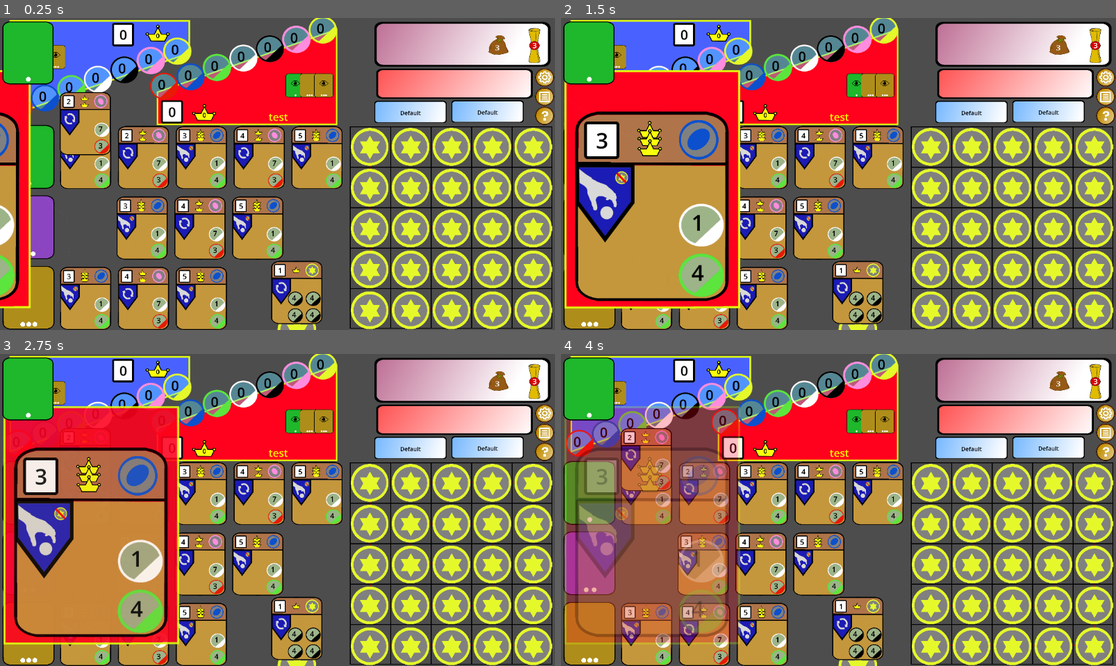
Above: before the commit, frames 1-4 (two rows, left to right).
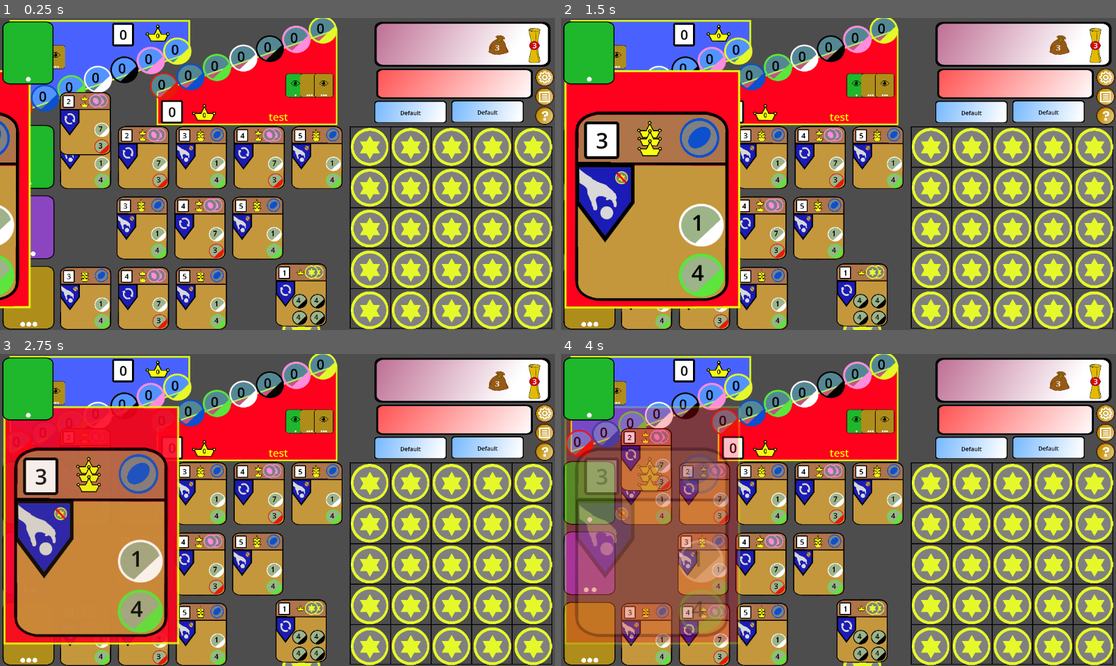
Above: after the commit, the same moments.

Repository: TonyNLM/Dueee
Game: Godot game, scene res://main.tscn
The game is run twice, just before and just after one commit, with the same random seed, the same clock (stepped at 60 frames per second) and the same inputs. This scene is started directly instead of the project's main scene.
Inputs (mouse positions are in pixels of both pictures, inside the frame that each line leads up to):
- Up to frame 1 (0.25 s): no input
- Up to frame 2 (1.5 s): click (971, 111) at 0.52 s; click (1104, 77) at 1.25 s
- Up to frame 3 (2.75 s): click (543, 432) at 2 s
- Up to frame 4 (4 s): click (1104, 450) at 2.75 s; click (971, 447) at 3.52 s

The runs differ from the first frame. In frame 1, 2.2% of the frame differs, in the area x 0-62%, y 24-100%; in frame 2, 2.1%; in frame 3, 2.1%; in frame 4, 2.2%, in the area x 16-62%, y 24-100%.

Commit message:
2Bonuses available and Fixing Animation.

Diff:
--- a/Godot test/Card_Animation_Controller.gd
+++ b/Godot test/Card_Animation_Controller.gd
@@ -8,6 +8,14 @@
 var Move_Token
 var Move_Tier
 var Move_Card
+
+var TierTween
+var CardTween
+
+var tempVal=0
+
+var timer := Timer.new()
+
 
 static var Tier_Icons ={1:preload("res://Fairy Pics/tier1CardBack.png"), 2:preload("res://Fairy Pics/tier2CardBack.png"),3:preload("res://Fairy Pics/tier3CardBack.png")}
 
@@ -45,6 +53,33 @@
 #	print(card_element_array[tier][slot].global_position)
 	pass
 
+
+func MoveCardToPosition(tier:int, slot:int, player:int):
+	Move_Card._card_ins.cardLoader(card_element_array[tier-1][slot].get_parent()._card_ins.CardNum)
+	tier=tier-1
+
+	Move_Card.global_position = card_element_array[tier][slot].global_position
+	if CardTween:
+		CardTween.kill()
+	CardTween = create_tween()
+	Move_Card.modulate.a=1
+	#print(tier_element_array[0].position)
+	#TierTween.tween_property(Move_Tier, "position", card_element_array[tier][slot].global_position, 4)
+	#print(Move_Tier.global_position, tier_element_array[tier].global_position)
+	CardTween.tween_property(Move_Card, "position", Vector2(0,0), 1)
+	CardTween.tween_property(Move_Card, "modulate", Color(1,1,1,0), 1)
+
+	#print(card_element_array[tier][slot].global_position, tier_element_array[tier].global_position)
+	pass
 # Called every frame. 'delta' is the elapsed time since the previous frame.
 func _process(delta):
 	pass
+
+
+
+
+func _on_Timer_timeout():
+	var firstParam = randf_range(1, 4)
+	var secondParam = randf_range(0, 3)
+	MoveTierCardToPosition(firstParam, secondParam)
+	MoveCardToPosition(firstParam, secondParam, 1)
--- a/Godot test/Enums.gd
+++ b/Godot test/Enums.gd
@@ -26,6 +26,7 @@
 	Score,
 	Crown,
 	Bonus,
+	BonusCount,
 	Skill,
 	Cost
 }
--- a/Godot test/card_base.gd
+++ b/Godot test/card_base.gd
@@ -1,123 +1,11 @@
 extends Node2D
-
-class Card:
-
-	var init
-	var CardObject
-	var CardNum
-
-
-
-	var CardPoints
-	var CardSkill
-	var TokenSkill
-	var CrownImageHolder
-	var CardToken
-	var CostItems
-
-
-	static var skillIcons = {1:preload("res://Fairy Pics/card_skill_ExtraTurn.png"), 3:preload("res://Fairy Pics/card_skill_TakeToken.png"), 4:preload("res://Fairy Pics/card_skill_TakePriv.png"), 5:preload("res://Fairy Pics/card_skill_StealToken.png")}
-
-	func Card_init():
-		CardPoints = CardObject.get_node("CardScore/CardPoints")
-		CardSkill = CardObject.get_node("CardSkill")
-		TokenSkill = CardObject.get_node("CardSkill/TokenSkill")
-		CrownImageHolder = CardObject.get_node("Crown_Base/Crown_Image_Holder")
-		CardToken = CardObject.get_node("CardToken")
-		CostItems = [
-			CardObject.get_node("CostContainer/CostItem1/Cost_Parent"),
-			CardObject.get_node("CostContainer/CostItem2/Cost_Parent"),
-			CardObject.get_node("CostContainer/CostItem3/Cost_Parent"),
-			CardObject.get_node("CostContainer/CostItem4/Cost_Parent")
-		]
-		init = true
-#	func _ready():
-#		Card_init()
-#		pass # Replace with function body.
-#
-#	func _process(delta):
-#		pass
-
-	func changeCardSkill(skillNum:Enums.Skill):
-		if skillNum > 5 or skillNum < 0:
-			return
-
-		if skillNum == Enums.Skill.TakeToken:
-			TokenSkill.visible = true
-		else:
-			TokenSkill.visible = false
-
-		if skillNum == Enums.Skill.NoSkill:
-			CardSkill.visible = false
-			return
-		if skillNum == Enums.Skill.WildBonus:
-			CardSkill.visible = false
-			changeCardTokenColour(Enums.TokenColour.Wild)
-			return
-
-		CardSkill.visible = true
-		CardSkill.texture = skillIcons[skillNum]
-		#print("Skill Changed To" + str(skillNum))
-		return
-
-	func changeCardTokenColour(colour:Enums.TokenColour):
-		if colour > 7 or colour < 0:
-			return
-		CardToken.changeColour(colour)
-		TokenSkill.changeColour(colour)
-		return
-
-	func changeCardCost(costArray: Array):
-		var Cost_Parent_In_Use = 1
-		var i = 0
-		var max_array_index = costArray.size() - 1
-
-		while i <= max_array_index and i < 4:
-			var costInfo = costArray[i]
-			if costInfo[0] >= 1 and costInfo[0] <= 6 and costInfo[1] > 0:
-				CostItems[Cost_Parent_In_Use - 1].visible = true
-				CostItems[Cost_Parent_In_Use - 1].changeCostColour(costInfo[0])
-				CostItems[Cost_Parent_In_Use - 1].changeCostText(costInfo[1])
-				Cost_Parent_In_Use += 1
-
-			i += 1
-		if Cost_Parent_In_Use != 4:
-			while Cost_Parent_In_Use <= 4:
-				CostItems[Cost_Parent_In_Use - 1].visible = false
-				Cost_Parent_In_Use += 1
-
-	func changeCardScore(num: int):
-		if num < 0:
-			return
-		CardPoints.text = str(num)
-
-	func changeCardCrown(num: int):
-		if num < 0 or num > 3:
-			return
-		CrownImageHolder.setCrownImage(num)
-
-
-	func cardLoader(card_num: int):
-		CardNum=card_num
-		var card_details = lookupCardData(card_num)
-		changeCardScore(card_details[Enums.CardDetail.Score])
-		changeCardCrown(card_details[Enums.CardDetail.Crown])
-		changeCardTokenColour(card_details[Enums.CardDetail.Bonus])
-		changeCardSkill(card_details[Enums.CardDetail.Skill])
-		changeCardCost(card_details[Enums.CardDetail.Cost])
-
-	func lookupCardData(card_num: int):
-		var lookupResult
-		if card_num % 2 == 0:
-			lookupResult = [1, card_num, 2, Enums.TokenColour.Pink, Enums.Skill.ExtraTurn, [[Enums.TokenColour.Red, 3], [Enums.TokenColour.White, 7]]]
-		else:
-			lookupResult = [2, card_num, 3, Enums.TokenColour.Blue, Enums.Skill.StealToken, [[Enums.TokenColour.Green, 4], [Enums.TokenColour.White, 1]]]
-		return lookupResult
 
 
 
 var _card_ins
 var init
+
+
 func _ready():
 	init_self()
 
--- a/Godot test/card_base.tscn
+++ b/Godot test/card_base.tscn
@@ -57,7 +57,11 @@
 position = Vector2(312, 88.5)
 
 [node name="CardToken" parent="." instance=ExtResource("7_hip5k")]
-position = Vector2(534, 82.5)
+position = Vector2(538, 74)
+scale = Vector2(0.51, 0.51)
+
+[node name="CardToken2" parent="." instance=ExtResource("7_hip5k")]
+position = Vector2(462, 76)
 scale = Vector2(0.51, 0.51)
 
 [node name="CostContainer" type="GridContainer" parent="."]
--- /dev/null
+++ b/Godot test/classes.gd
@@ -0,0 +1,134 @@
+extends Node
+
+
+class_name Card
+
+var init
+var CardObject
+var CardNum
+
+
+
+var CardPoints
+var CardSkill
+var TokenSkill
+var CrownImageHolder
+var CardToken
+var CardToken2
+var CostItems
+
+
+static var skillIcons = {1:preload("res://Fairy Pics/card_skill_ExtraTurn.png"), 3:preload("res://Fairy Pics/card_skill_TakeToken.png"), 4:preload("res://Fairy Pics/card_skill_TakePriv.png"), 5:preload("res://Fairy Pics/card_skill_StealToken.png")}
+
+func Card_init():
+	CardPoints = CardObject.get_node("CardScore/CardPoints")
+	CardSkill = CardObject.get_node("CardSkill")
+	TokenSkill = CardObject.get_node("CardSkill/TokenSkill")
+	CrownImageHolder = CardObject.get_node("Crown_Base/Crown_Image_Holder")
+	CardToken = CardObject.get_node("CardToken")
+	CardToken2 = CardObject.get_node("CardToken2")
+
+	CostItems = [
+		CardObject.get_node("CostContainer/CostItem1/Cost_Parent"),
+		CardObject.get_node("CostContainer/CostItem2/Cost_Parent"),
+		CardObject.get_node("CostContainer/CostItem3/Cost_Parent"),
+		CardObject.get_node("CostContainer/CostItem4/Cost_Parent")
+	]
+	init = true
+#	func _ready():
+#		Card_init()
+#		pass # Replace with function body.
+#
+#	func _process(delta):
+#		pass
+
+func changeCardSkill(skillNum:Enums.Skill):
+	if skillNum > 5 or skillNum < 0:
+		return
+
+	if skillNum == Enums.Skill.TakeToken:
+		TokenSkill.visible = true
+	else:
+		TokenSkill.visible = false
+
+	if skillNum == Enums.Skill.NoSkill:
+		CardSkill.visible = false
+		return
+	if skillNum == Enums.Skill.WildBonus:
+		CardSkill.visible = false
+		changeCardTokenColour(Enums.TokenColour.Wild, 1)
+		return
+
+	CardSkill.visible = true
+	CardSkill.texture = skillIcons[skillNum]
+	#print("Skill Changed To" + str(skillNum))
+	return
+
+func changeCardTokenColour(colour:Enums.TokenColour, count:int):
+	if colour > 7 or colour < 0:
+		return
+	if count>2 or count<0:
+		return
+	CardToken.changeColour(colour)
+	CardToken2.changeColour(colour)
+	TokenSkill.changeColour(colour)
+
+	if count==0:
+		CardToken.visible=false
+		CardToken2.visible=false
+	if count==1:
+		CardToken.visible=true
+		CardToken2.visible=false
+	if count==2:
+		CardToken.visible=true
+		CardToken2.visible=true
+	return
+
+func changeCardCost(costArray: Array):
+	var Cost_Parent_In_Use = 1
+	var i = 0
+	var max_array_index = costArray.size() - 1
+
+	while i <= max_array_index and i < 4:
+		var costInfo = costArray[i]
+		if costInfo[0] >= 1 and costInfo[0] <= 6 and costInfo[1] > 0:
+			CostItems[Cost_Parent_In_Use - 1].visible = true
+			CostItems[Cost_Parent_In_Use - 1].changeCostColour(costInfo[0])
+			CostItems[Cost_Parent_In_Use - 1].changeCostText(costInfo[1])
+			Cost_Parent_In_Use += 1
+
+		i += 1
+	if Cost_Parent_In_Use != 4:
+		while Cost_Parent_In_Use <= 4:
+			CostItems[Cost_Parent_In_Use - 1].visible = false
+			Cost_Parent_In_Use += 1
+
+func changeCardScore(num: int):
+	if num < 0:
+		return
+	CardPoints.text = str(num)
+
+func changeCardCrown(num: int):
+	if num < 0 or num > 3:
+		return
+	CrownImageHolder.setCrownImage(num)
+
+
+func cardLoader(card_num: int):
+	CardNum=card_num
+	var card_details = lookupCardData(card_num)
+	changeCardScore(card_details[Enums.CardDetail.Score])
+	changeCardCrown(card_details[Enums.CardDetail.Crown])
+	changeCardTokenColour(card_details[Enums.CardDetail.Bonus],card_details[Enums.CardDetail.BonusCount])
+	changeCardSkill(card_details[Enums.CardDetail.Skill])
+	changeCardCost(card_details[Enums.CardDetail.Cost])
+
+func lookupCardData(card_num: int):
+	var lookupResult
+
+	#tier, card score, crown count, bonus colour, bonus colour count,
+	if card_num % 2 == 0:
+		lookupResult = [1, card_num, 2, Enums.TokenColour.Pink, 2,Enums.Skill.ExtraTurn, [[Enums.TokenColour.Red, 3], [Enums.TokenColour.White, 7]]]
+	else:
+		lookupResult = [2, card_num, 3, Enums.TokenColour.Blue, 1,Enums.Skill.StealToken, [[Enums.TokenColour.Green, 4], [Enums.TokenColour.White, 1]]]
+	return lookupResult
--- /dev/null
+++ b/Godot test/main.gd
@@ -0,0 +1,14 @@
+extends Node2D
+class_name GameController
+
+var x:Token = null
+
+
+# Called when the node enters the scene tree for the first time.
+func _ready():
+	pass # Replace with function body.
+	#x = self
+
+# Called every frame. 'delta' is the elapsed time since the previous frame.
+func _process(delta):
+	pass
--- a/Godot test/main.tscn
+++ b/Godot test/main.tscn
@@ -1,5 +1,6 @@
-[gd_scene load_steps=22 format=3 uid="uid://c3cyyo2gkhaqq"]
+[gd_scene load_steps=23 format=3 uid="uid://c3cyyo2gkhaqq"]
 
+[ext_resource type="Script" path="res://main.gd" id="1_ooqqt"]
 [ext_resource type="PackedScene" uid="uid://dudph7sk1dggs" path="res://board.tscn" id="1_xmi4d"]
 [ext_resource type="Texture2D" uid="uid://dq5vkhkwd8em5" path="res://Fairy Pics/banner.png" id="2_fuy8n"]
 [ext_resource type="Texture2D" uid="uid://d13d4qti5bgvo" path="res://Fairy Pics/bag2.png" id="3_5wan4"]
@@ -23,6 +24,7 @@
 [ext_resource type="PackedScene" uid="uid://drtpxaydwef5n" path="res://card_base.tscn" id="20_ema58"]
 
 [node name="Main" type="Node2D"]
+script = ExtResource("1_ooqqt")
 metadata/_edit_horizontal_guides_ = [-19.0]
 
 [node name="Player_Banner" parent="." instance=ExtResource("14_2y4se")]
@@ -116,10 +118,8 @@
 [node name="Card_Animation_Controller" type="Control" parent="."]
 layout_mode = 3
 anchors_preset = 0
-offset_left = -9.0
-offset_top = -5.0
-offset_right = 1145.0
-offset_bottom = 646.0
+offset_right = 101.0
+offset_bottom = 105.0
 mouse_filter = 2
 script = ExtResource("17_wowms")
 
@@ -139,6 +139,6 @@
 
 [node name="Message_Controller" parent="." instance=ExtResource("17_miahb")]
 offset_left = 41.0
-offset_top = 271.0
-offset_right = 81.0
-offset_bottom = 311.0
+offset_top = 514.0
+offset_right = 824.0
+offset_bottom = 554.0
--- a/Godot test/message_controller.gd
+++ b/Godot test/message_controller.gd
@@ -14,6 +14,10 @@
 func _process(delta):
 	pass
 
+signal push_message(message)
+
+func _on_Message(message:String):
+	self.pushMessage(message)
 
 
 static func pushMessage(message):
--- a/Godot test/message_controller.tscn
+++ b/Godot test/message_controller.tscn
@@ -3,7 +3,7 @@
 [ext_resource type="Script" path="res://message_controller.gd" id="1_e7wfs"]
 [ext_resource type="Texture2D" uid="uid://2d1q34pitnr" path="res://Fairy Pics/blackMessageBar.png" id="2_52uhi"]
 
-[node name="Message_Controller" type="Control"]
+[node name="Message_Controller" type="Control" groups=["MessageController"]]
 modulate = Color(1, 1, 1, 0)
 layout_mode = 3
 anchors_preset = 0
--- a/Godot test/popup_window.gd
+++ b/Godot test/popup_window.gd
@@ -29,6 +29,7 @@
 func Purchase_Button_Handler():
 	if PopupState==Enums.CardPopupState.CanPurchase or PopupState==Enums.CardPopupState.CanReserveAndPurchase:
 		#print("Purchase Successful")
+		get_tree().call_group("MessageController", "pushMessage", "Test")
 		pass
 	elif PopupState==Enums.CardPopupState.NotPlayerTurn:
 		Message_Controller.pushMessage("You cannot purchase in this phase")
